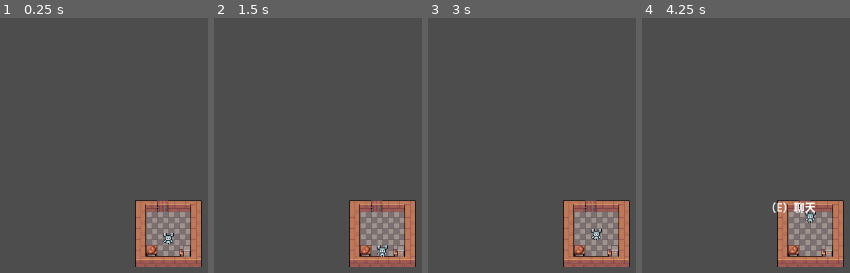
Above: before the commit, frames 1-4 (left to right).
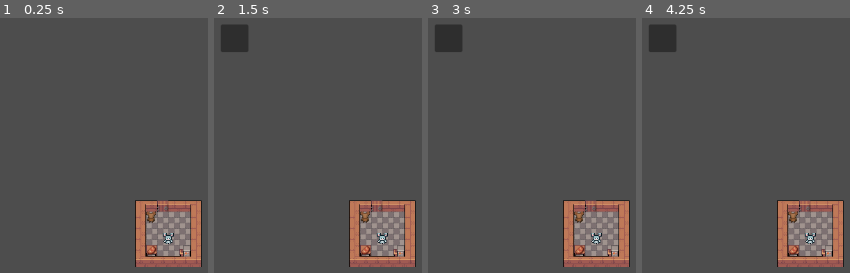
Above: after the commit, the same moments.

Repository: TristaChao/ComeBackAlive
Game: Godot game, scene res://mouse_nest.tscn
Two runs of this game, one before a commit and one after it. Both use one fixed random seed, a clock stepped at 60 frames per second and the inputs below.
Inputs:
- Up to frame 1 (0.25 s): no input
- Up to frame 2 (1.5 s): tap Enter (ui_accept) at 0.5, 0.77, 1.25 s; hold Right (ui_right) 0.53-1.28 s; hold E (interact) 0.53-1.28 s; tap X (pouch) at 0.8, 1.35 s; hold S (move_down) from 1.28 s (still down)
- Up to frame 3 (3 s): tap Enter (ui_accept) at 1.52, 2, 2.75 s; tap E (interact) at 1.55 s; release S (move_down) at 2.03 s; hold Right (ui_right) 2.03-2.78 s; hold E (interact) 2.03-2.78 s; tap X (pouch) at 2.3, 2.85 s; hold W (move_up) from 2.78 s (still down)
- Up to frame 4 (4.25 s): tap Enter (ui_accept) at 3.02, 3.5, 3.77 s; tap E (interact) at 3.05 s; release W (move_up) at 3.53 s; hold Left (ui_left) from 3.53 s (still down); hold E (interact) from 3.53 s (still down); tap X (pouch) at 3.8 s

The runs differ from the first frame. In frame 1, 0.2% of the frame differs, in the area x 70-75%, y 75-81%; in frame 2, 1.9%; in frame 3, 1.8%; in frame 4, 2.3%, in the area x 3-84%, y 2-89%.
Error before the commit: Invalid call to function 'interact' in base 'Area2D (MouseMom.gd)'. Expected 0 argument(s). (res://scripts/Player.gd:32)

Commit message:
pouch_screen

Diff:
--- a/mouse-nest-demo/GameState.gd
+++ b/mouse-nest-demo/GameState.gd
@@ -2,7 +2,11 @@
 
 enum State {
 	FREE_MOVE,
+	POUCH_OPEN,
 	DIALOG
 }
 
 var state := State.FREE_MOVE
+
+var pouch := []
+const POUCH_CAPACITY := 5
--- /dev/null
+++ b/mouse-nest-demo/UI/pouch_screen.tscn
@@ -0,0 +1,50 @@
+[gd_scene load_steps=2 format=3 uid="uid://dyr2hallhto3c"]
+
+[sub_resource type="GDScript" id="GDScript_m57lt"]
+script/source = "#class_name PouchScreen
+extends Control
+
+@onready var grid := $Panel/GridContainer
+var slots := []
+
+var selected_index := 0
+
+func _ready():
+	hide()
+	slots = grid.get_children()
+"
+
+[node name="PouchScreen" type="Control"]
+layout_mode = 3
+anchors_preset = 0
+offset_right = 40.0
+offset_bottom = 40.0
+script = SubResource("GDScript_m57lt")
+
+[node name="Panel" type="Panel" parent="."]
+layout_mode = 0
+offset_right = 40.0
+offset_bottom = 40.0
+
+[node name="GridContainer" type="GridContainer" parent="Panel"]
+layout_mode = 0
+offset_right = 40.0
+offset_bottom = 40.0
+columns = 5
+
+[node name="Slot" type="TextureRect" parent="Panel/GridContainer"]
+custom_minimum_size = Vector2(64, 64)
+layout_mode = 2
+stretch_mode = 5
+
+[node name="Slot2" type="TextureRect" parent="Panel/GridContainer"]
+layout_mode = 2
+
+[node name="Slot3" type="TextureRect" parent="Panel/GridContainer"]
+layout_mode = 2
+
+[node name="Slot4" type="TextureRect" parent="Panel/GridContainer"]
+layout_mode = 2
+
+[node name="Slot5" type="TextureRect" parent="Panel/GridContainer"]
+layout_mode = 2
--- a/mouse-nest-demo/mouse_mom.tscn
+++ b/mouse-nest-demo/mouse_mom.tscn
@@ -1,7 +1,7 @@
 [gd_scene load_steps=4 format=3 uid="uid://bi4uc5ex8nxs6"]
 
 [ext_resource type="Script" uid="uid://cfj2bgitof4yd" path="res://scripts/MouseMom.gd" id="1_tbw74"]
-[ext_resource type="Texture2D" uid="uid://b50q4lattnbg7" path="res://mouse_16x16_transparent_no_white.png" id="2_tbw74"]
+[ext_resource type="Texture2D" uid="uid://67mqwx5bxt2q" path="res://mouse_16x16_transparent_fuzz50.png" id="2_tbw74"]
 
 [sub_resource type="CircleShape2D" id="CircleShape2D_tbw74"]
 radius = 24.0
--- a/mouse-nest-demo/mouse_nest.tscn
+++ b/mouse-nest-demo/mouse_nest.tscn
@@ -10,6 +10,8 @@
 [ext_resource type="Script" uid="uid://brli2un8f6ngn" path="res://scripts/Counter.gd" id="7_u8f0e"]
 [ext_resource type="Texture2D" uid="uid://bar7uoag4p508" path="res://images/assets/tiles/tile_191.png" id="8_6v5ol"]
 [ext_resource type="PackedScene" uid="uid://bmoh0biwxp0mp" path="res://grill.tscn" id="9_rrx0g"]
+[ext_resource type="PackedScene" uid="uid://dyr2hallhto3c" path="res://UI/pouch_screen.tscn" id="11_28t7s"]
+[ext_resource type="Script" uid="uid://seo04td62qeg" path="res://scripts/PouchScreen.gd" id="12_bbtb4"]
 
 [sub_resource type="TileSetAtlasSource" id="TileSetAtlasSource_0f15v"]
 texture = ExtResource("3_knx4t")
@@ -356,5 +358,12 @@
 [node name="DialogueBox" parent="UI" instance=ExtResource("7_ofkjh")]
 visible = false
 
+[node name="PouchScreen" parent="UI" instance=ExtResource("11_28t7s")]
+offset_left = 311.0
+offset_top = 44.0
+offset_right = 351.0
+offset_bottom = 84.0
+script = ExtResource("12_bbtb4")
+
 [connection signal="body_entered" from="World/Counter" to="World/Counter" method="_on_body_entered"]
 [connection signal="body_exited" from="World/Counter" to="World/Counter" method="_on_body_exited"]
--- a/mouse-nest-demo/scripts/Player.gd
+++ b/mouse-nest-demo/scripts/Player.gd
@@ -2,15 +2,18 @@
 extends CharacterBody2D
 
 @onready var held_item_sprite := $HeldItemSprite # Reference to the sprite above the player
+@onready var pouch_screen: PouchScreen = get_node("/root/MouseNest/UI/PouchScreen") # Reference to the PouchScreen UI node
 var held_item: ItemData = null
 
 @export var speed := 120
 
 func _ready():
 	held_item_sprite.visible = false # Hide the sprite initially
+	print("Pouch Screen 參考：", pouch_screen)
 
 func _physics_process(delta):
 	var dir := Vector2.ZERO
+	# Prevent movement if any UI is open
 	if GameState.state != GameState.State.FREE_MOVE:
 		return
 	if Input.is_action_pressed("move_up"):
@@ -27,10 +30,30 @@
 
 func _input(event):
 	if event.is_action_pressed("interact"):
+		if GameState.state != GameState.State.FREE_MOVE: # Only interact in FREE_MOVE state
+			return
+
 		for area in $InteractionArea.get_overlapping_areas():
 			if area.has_method("can_interact") and area.can_interact():
 				area.interact(self)
 				return
+	elif event.is_action_pressed("pouch"):
+		if GameState.state == GameState.State.FREE_MOVE:
+			if held_item != null:
+				# Player has an item, try to put it in pouch
+				if GameState.pouch.size() < GameState.POUCH_CAPACITY:
+					GameState.pouch.append(held_item)
+					print("將 ", held_item.id, " 放入頰囊！")
+					drop_item() # Call drop_item to clear held_item and update visual
+					pouch_screen.open_pouch() # Open pouch after putting item in
+				else:
+					print("頰囊已滿！")
+			else:
+				# Player has no item, open pouch UI
+				pouch_screen.open_pouch() # Open pouch
+		elif GameState.state == GameState.State.POUCH_OPEN:
+			# Pouch is open, close it
+			pouch_screen.close_pouch()
 
 # --- Item Interaction Functions ---
 
@@ -54,8 +77,7 @@
 
 func update_held_item_visual():
 	if held_item != null:
-		# For now, let's use a generic icon. You'll replace this with actual item sprites later.
-		held_item_sprite.texture = held_item.texture # Use a default icon
+		held_item_sprite.texture = held_item.texture # Use item's texture
 		held_item_sprite.visible = true
 	else:
 		held_item_sprite.visible = false
--- /dev/null
+++ b/mouse-nest-demo/scripts/PouchScreen.gd
@@ -0,0 +1,78 @@
+class_name PouchScreen
+extends Control
+
+@onready var grid: GridContainer = $Panel/GridContainer
+var slots: Array = []
+
+var selected_index: int = 0
+
+func _ready():
+	hide()
+	slots = grid.get_children()
+
+func open_pouch():
+	GameState.state = GameState.State.POUCH_OPEN
+	selected_index = 0
+	refresh()
+	show()
+	update_selection()
+
+func close_pouch():
+	hide()
+	GameState.state = GameState.State.FREE_MOVE
+
+func refresh():
+	for i in range(slots.size()):
+		if i < GameState.pouch.size():
+			slots[i].texture = GameState.pouch[i].texture
+			slots[i].modulate = Color.WHITE
+		else:
+			slots[i].texture = null
+			slots[i].modulate = Color(1, 1, 1, 0.2)
+
+func _input(event):
+	if GameState.state != GameState.State.POUCH_OPEN:
+		return
+
+	if event.is_action_pressed("ui_right"):
+		move_selection(1)
+	elif event.is_action_pressed("ui_left"):
+		move_selection(-1)
+	elif event.is_action_pressed("interact"):
+		confirm_selection()
+	elif event.is_action_pressed("pouch"):
+		close_pouch()
+
+func move_selection(dir: int):
+	if GameState.pouch.is_empty():
+		return
+
+	selected_index = clamp(
+		selected_index + dir,
+		0,
+		GameState.pouch.size() - 1
+	)
+	update_selection()
+
+func update_selection():
+	for i in range(slots.size()):
+		if i == selected_index:
+			slots[i].modulate = Color(1, 1, 0.6)
+		else:
+			slots[i].modulate = Color.WHITE
+
+func confirm_selection():
+	if GameState.pouch.is_empty():
+		return
+
+	var player = get_tree().get_first_node_in_group("player")
+	if player == null:
+		return
+
+	if player.has_item():
+		return
+
+	var item = GameState.pouch[selected_index]
+	GameState.pouch.remove_at(selected_index)
+	player.pick_item(item)
+	close_pouch()
Not shown: 1 places in mouse-nest-demo/mouse_nest.tscn that only renumber resources
